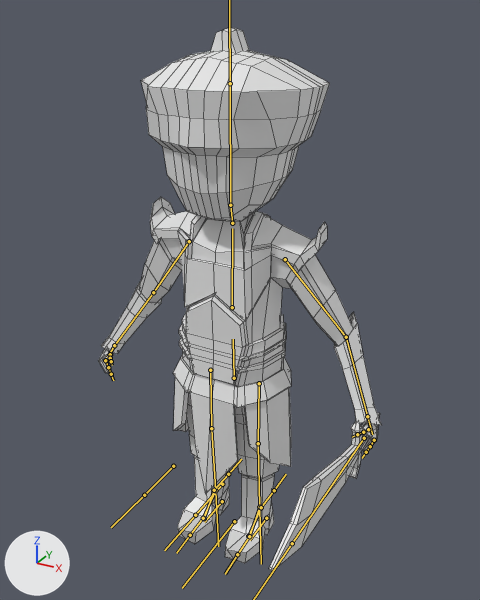
What one commit did to the FBX model Map/Assets/Models/Persian_warrior/Persian_warrior_advance.fbx.
One viewpoint serves both versions: a 50 mm lens placed at (8.65, -15.37, 15.91), pointed at (0.81, -1.11, 8.78). Arrows for +X, +Y and +Z are at lower left; the lights stay in place. The bones that bend it are drawn over the model as lines. Mesh edges are drawn as thin lines.

Objects in the first picture: 'Persian'.
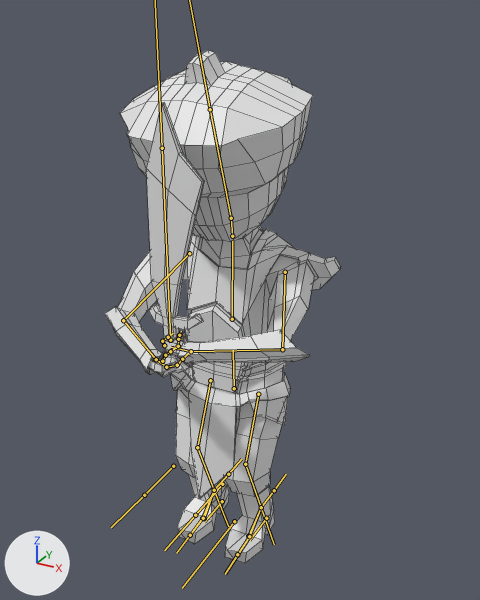
The newer file adds an action. The first version stands in its rest pose; the second is drawn at frame 7 of the action 'Armature|Persian_Advanced_Idle'.

Pixel boxes [x1, y1, x2, y2] of what changed, in the pictures (480 x 600 px):
'Persian', posed (17% narrower)
    before: [98, 27, 382, 571]
    after: [104, 50, 340, 563]
bone 'Espada', root to tip
    before: (364, 438) to (292, 543)
    after: (170, 340) to (162, 148)
bone 'Abdomen', root to tip
    before: (234, 378) to (233, 339)
    after: (234, 388) to (233, 350)
bone 'Cabeza', root to tip
    before: (230, 205) to (230, 83)
    after: (231, 218) to (210, 109)
bone 'Brazo.L', root to tip
    before: (285, 259) to (346, 337)
    after: (285, 272) to (282, 349)
bone 'Antebrazo.L', root to tip
    before: (346, 337) to (367, 416)
    after: (282, 349) to (191, 351)
bone 'Mano.L', root to tip
    before: (367, 416) to (372, 434)
    after: (191, 351) to (171, 347)
bone 'Dedos1.L', root to tip
    before: (374, 440) to (370, 446)
    after: (164, 345) to (162, 341)
bone 'Dedos2.L', root to tip
    before: (370, 446) to (366, 452)
    after: (162, 341) to (168, 337)
bone 'Pulgar2.L', root to tip
    before: (363, 432) to (357, 434)
    after: (178, 339) to (179, 335)
bone 'Brazo.R', root to tip
    before: (189, 241) to (153, 292)
    after: (189, 253) to (123, 320)
bone 'Antebrazo.R', root to tip
    before: (153, 292) to (114, 345)
    after: (123, 320) to (156, 359)
bone 'Mano.R', root to tip
    before: (114, 345) to (107, 357)
    after: (156, 359) to (164, 365)
bone 'Dedos1.R', root to tip
    before: (105, 360) to (108, 367)
    after: (166, 367) to (177, 365)
bone 'Dedos2.R', root to tip
    before: (108, 367) to (111, 374)
    after: (177, 365) to (182, 359)
bone 'Pulgar2.R', root to tip
    before: (110, 358) to (111, 361)
    after: (165, 355) to (170, 351)
bone 'Femur.L', root to tip
    before: (259, 383) to (258, 443)
    after: (258, 394) to (245, 464)
bone 'Tibia.L', root to tip
    before: (258, 443) to (259, 507)
    after: (245, 464) to (261, 507)
bone 'Femur.R', root to tip
    before: (210, 370) to (211, 428)
    after: (210, 380) to (197, 447)
bone 'Tibia.R', root to tip
    before: (211, 428) to (215, 490)
    after: (197, 447) to (214, 490)

The edits, one by one:
Bone 'Espada' (bone_espada) moves from (0.0, 0.0, 0.0) to (4.24, 2.97, 3.09).
Bone 'Espada' (bone_espada) turns from (0, 0, 0) to (90, -3, -91) degrees about its own x, y and z.
Bone 'Abdomen' (bone_abdomen) moves from (0.0, 0.0, 0.0) to (0.0, -0.36, -0.01).
Bone 'Cabeza' (bone_cabeza) turns from (0, 0, 0) to (18, 0, 0) degrees about its own x, y and z.
Bone 'Brazo.L' (bone_brazo_l) turns from (0, 0, 0) to (-8, -38, -61) degrees about its own x, y and z.
Bone 'Antebrazo.L' (bone_antebrazo_l) turns from (0, 0, 0) to (-48, -11, -49) degrees about its own x, y and z.
Bone 'Mano.L' (bone_mano_l) turns from (0, 0, 0) to (15, -23, -23) degrees about its own x, y and z.
Bone 'Dedos1.L' (bone_dedos1_l) turns from (0, 0, 0) to (23, 0, 0) degrees about its own x, y and z.
Bone 'Dedos2.L' (bone_dedos2_l) turns from (0, 0, 0) to (41, 0, -4) degrees about its own x, y and z.
Bone 'Pulgar2.L' (bone_pulgar2_l) turns from (0, 0, 0) to (-2, 10, -27) degrees about its own x, y and z.
Bone 'Brazo.R' (bone_brazo_r) turns from (0, 0, 0) to (-18, 30, 53) degrees about its own x, y and z.
Bone 'Antebrazo.R' (bone_antebrazo_r) turns from (0, 0, 0) to (-44, 7, 44) degrees about its own x, y and z.
Bone 'Mano.R' (bone_mano_r) turns from (0, 0, 0) to (15, 23, 23) degrees about its own x, y and z.
Bone 'Dedos1.R' (bone_dedos1_r) turns from (0, 0, 0) to (23, 0, 0) degrees about its own x, y and z.
Bone 'Dedos2.R' (bone_dedos2_r) turns from (0, 0, 0) to (41, 0, 4) degrees about its own x, y and z.
Bone 'Pulgar2.R' (bone_pulgar2_r) turns from (0, 0, 0) to (-2, -10, 27) degrees about its own x, y and z.
Bone 'Femur.L' (bone_femur_l) turns from (0, 0, 0) to (-23, 1, 0) degrees about its own x, y and z.
Bone 'Tibia.L' (bone_tibia_l) turns from (0, 0, 0) to (42, 0, 0) degrees about its own x, y and z.
Bone 'Femur.R' (bone_femur_r) turns from (0, 0, 0) to (-23, -1, 0) degrees about its own x, y and z.
Bone 'Tibia.R' (bone_tibia_r) turns from (0, 0, 0) to (42, 0, 0) degrees about its own x, y and z.
